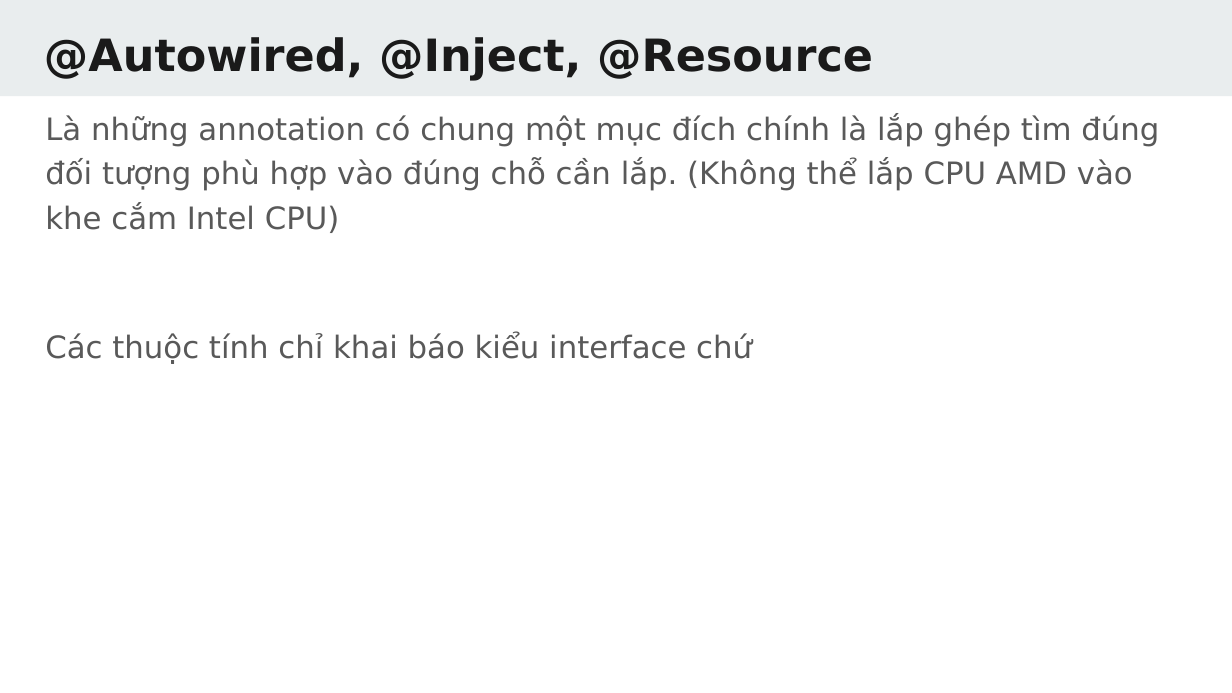
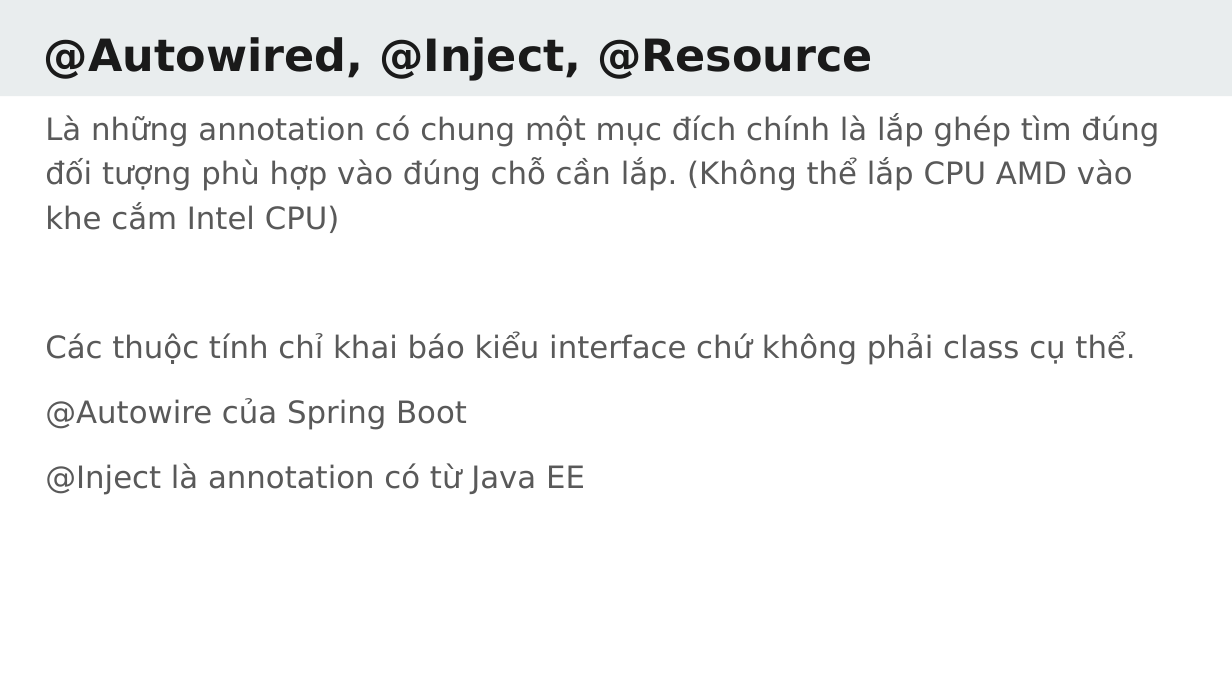
Before and after one commit to TechMaster/springboot2, a slide deck: slide 23 of 07 Dependency Injection/DependencyInjection.pptx (slide 21 before the commit). Drawn at 1232x693 pixels with LibreOffice and Linux fonts; fonts in the diff are those of the drawing. Boxes give left, top, right and bottom in pixels: in the first picture for what was removed or moved away, otherwise in the second. Text is boxed around its words. In the diff, an @@ line names an element or a change of style, - is before the commit and + after.

```diff
--- a/07 Dependency Injection/DependencyInjection.pptx
+++ b/07 Dependency Injection/DependencyInjection.pptx
@@ text at (x1=45, y1=333, x2=1135, y2=495): text changed @@
-Các thuộc tính chỉ khai báo kiểu interface chứ
+Các thuộc tính chỉ khai báo kiểu interface chứ không phải class cụ thể.
+@Autowire của Spring Boot
+@Inject là annotation có từ Java EE
```
Also in this commit, not shown: 2 other slides changed, 6 slides added, 1 slide removed, 35 other files.
